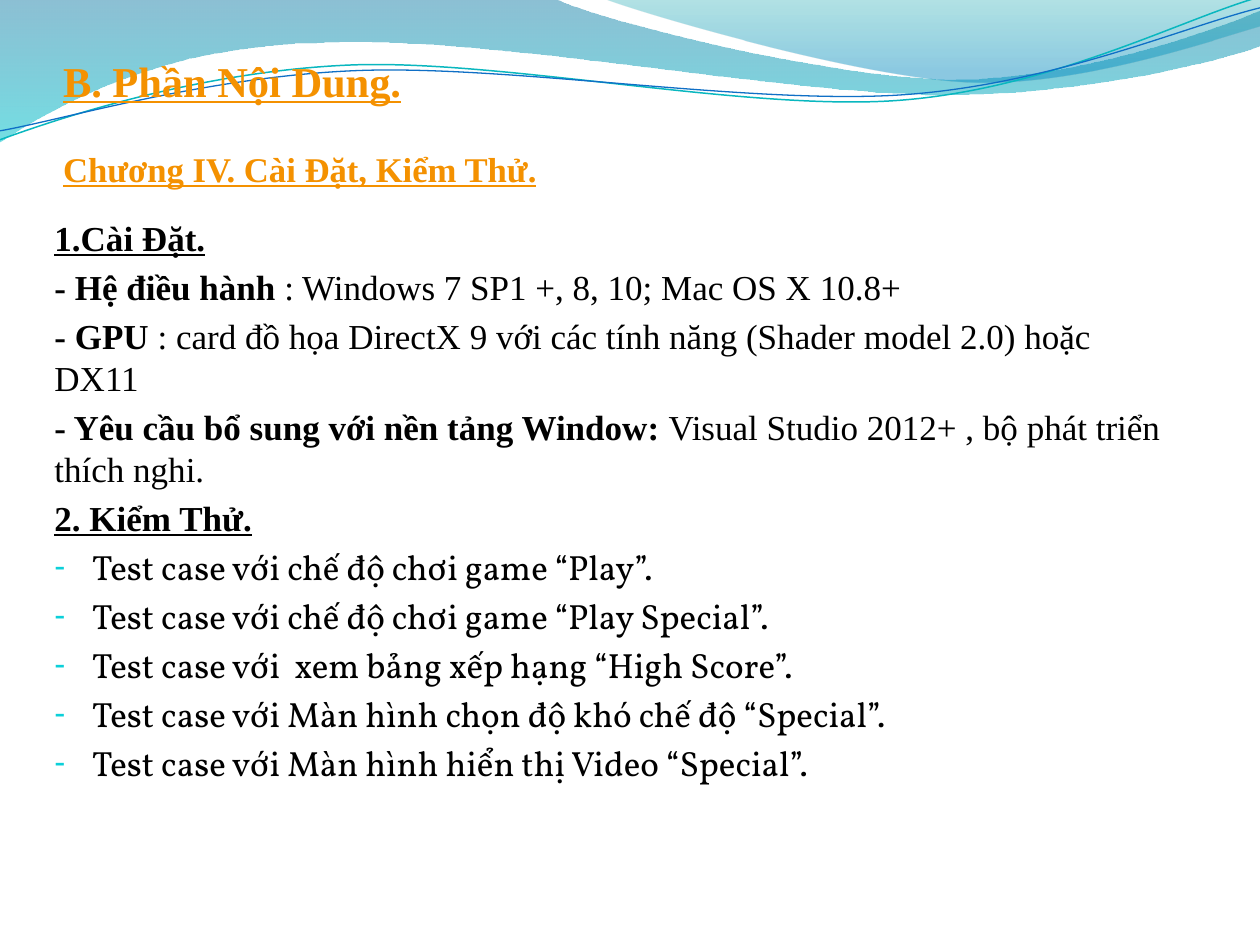
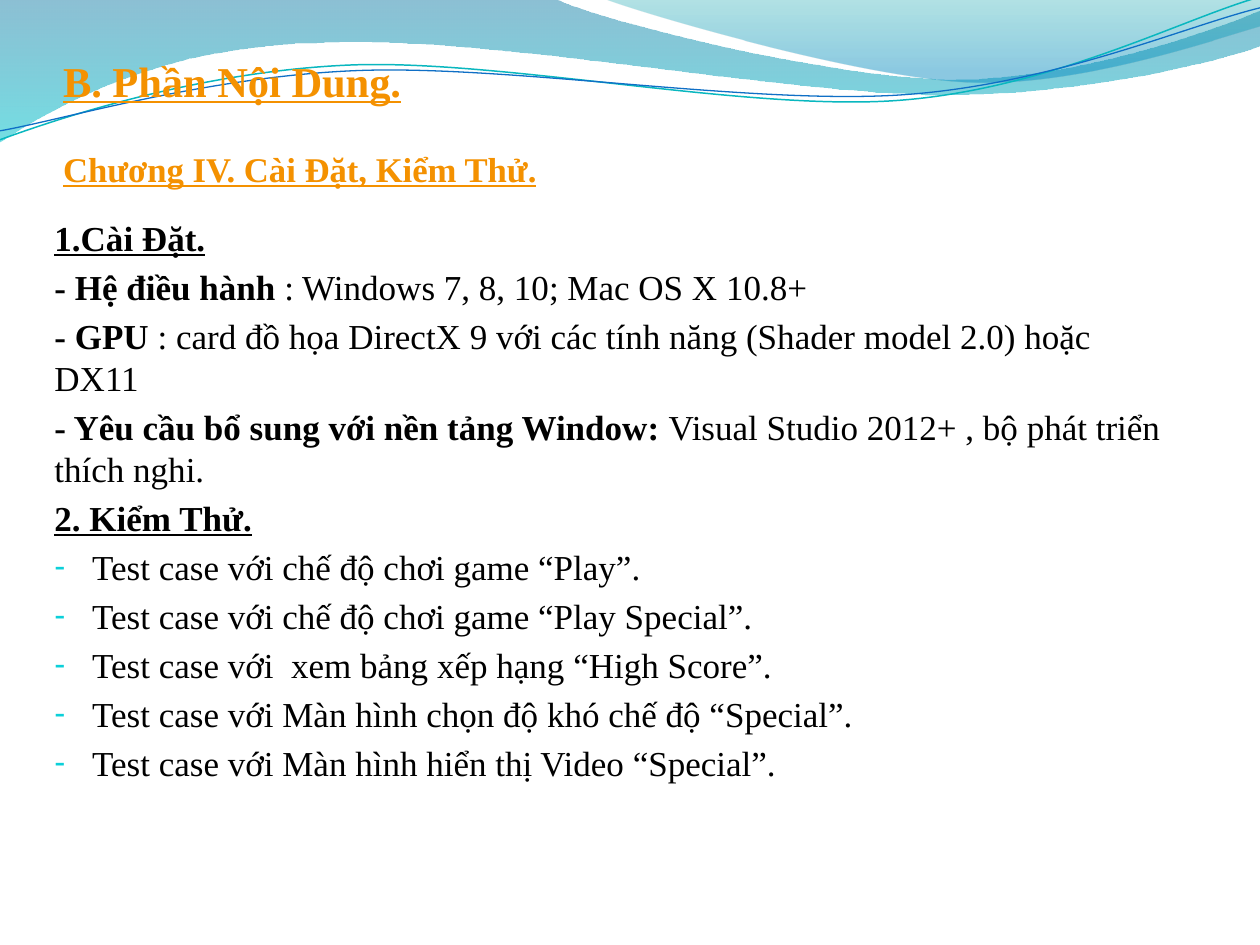
Before and after one commit to TuanLD2/TLCN2, a slide deck: slide 10 of Báo Cáo/Tiểu Luận.pptx. Drawn at 1260x945 pixels with LibreOffice and Linux fonts; fonts in the diff are those of the drawing; background and template pictures are left out. Boxes give left, top, right and bottom in pixels: in the first picture for what was removed or moved away, otherwise in the second. Text is boxed around its words. In the diff, an @@ line names an element or a change of style, - is before the commit and + after.

Commit message:
update pptx
update pptx

```diff
--- a/Báo Cáo/Tiểu Luận.pptx
+++ b/Báo Cáo/Tiểu Luận.pptx
@@ text at [75,274,807,307]: text changed @@
-- Hệ điều hành : Windows 7 SP1 +, 8, 10; Mac OS X 10.8+
+- Hệ điều hành : Windows 7, 8, 10; Mac OS X 10.8+
@@ text at [92,554,852,783]: font Vollkorn to Times New Roman in "Test case với chế độ chơi game ...", "Test case với chế độ chơi game ...", "Test case với xem bảng xếp hạng ...", "Test case với Màn hình chọn độ ..." and 1 more places @@
```
Also in this commit, not shown: 3 other slides changed.
